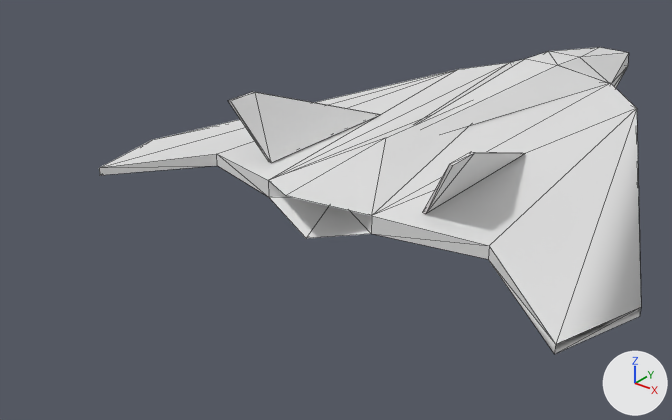
The OBJ model assets/models/a4.obj: old version first, new version second.
Both versions are drawn from a 50 mm camera at (10.54, -17.27, 8.24) aimed at (-1.09, -2.74, -0.77). The lights are fixed; the arrows at lower right show +X, +Y and +Z. Mesh edges are drawn as thin lines. Where no turn or scale is listed for an object, it has been applied to the vertices.

In view in the first picture: 'hull'.
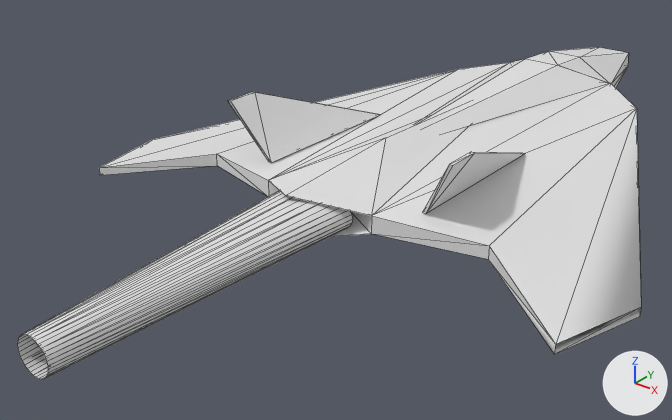
Boxes [x1, y1, x2, y2] around the edits, measured in the pictures (672 x 420 px):
'thruster', added: after [17, 190, 353, 379]

Patch to the scene script:
```diff
--- a/assets/models/a4.obj.py
+++ b/assets/models/a4.obj.py
@@ me_thruster @@
+me_thruster.from_pydata(...)  # 97 vertices, 96 faces; spans x -0.88..0.88, y -11.19..-4.69, z -0.08..0.83
@@ ob_thruster @@
+ob_thruster = bpy.data.objects.new('thruster', me_thruster)
+ob_thruster.location = (0.0, 0.0, 0.0)
```
